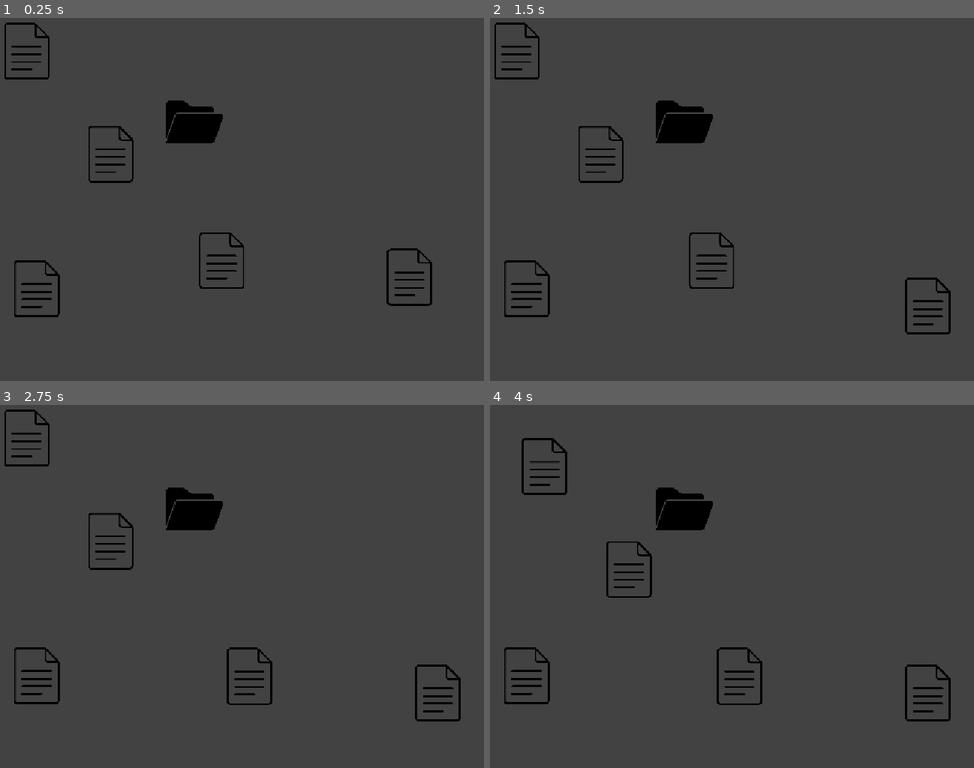
Above: before the commit, frames 1-4 (two rows, left to right).
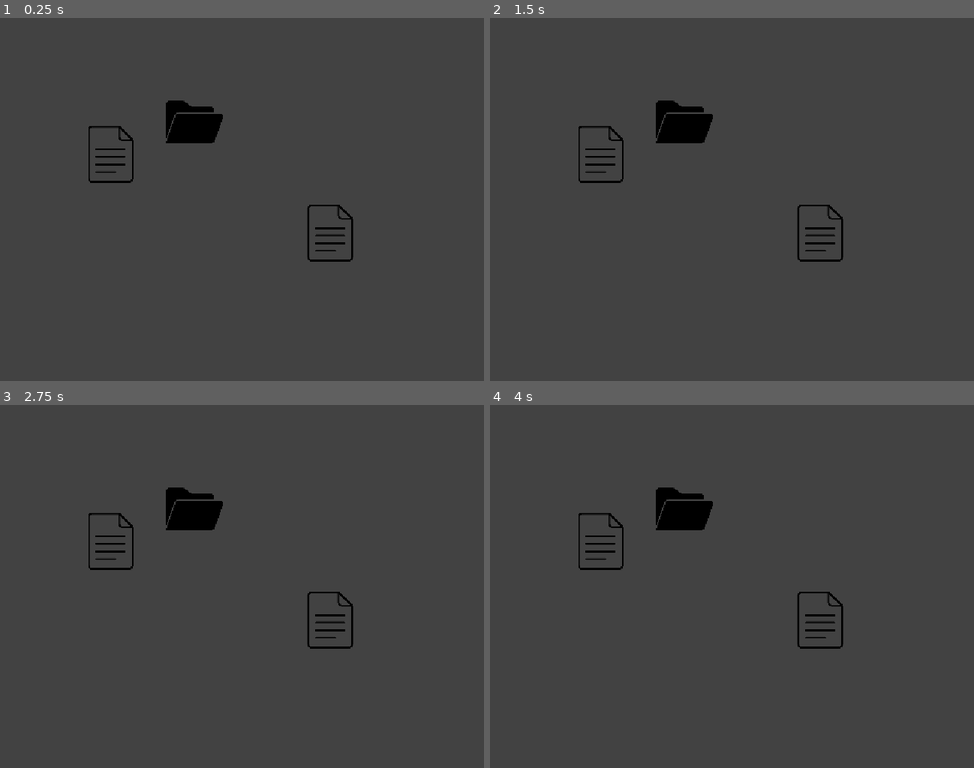
Above: after the commit, the same moments.

Repository: SengulC/pdoom
Game: Godot game, scene res://scenes/level.tscn
Same seed, same stepped clock (60 frames per second), same inputs: the game is played once before the commit and once after it.
Inputs (mouse positions are in pixels of both pictures, inside the frame that each line leads up to; where the layout moved, square brackets give the same spot in the first picture):
- Up to frame 1 (0.25 s): no input
- Up to frame 2 (1.5 s): click (819, 232) [528, 290] at 0.5 s; click (901, 275) at 1.27 s
- Up to frame 3 (2.75 s): click (222, 648) at 2.02 s
- Up to frame 4 (4 s): click (514, 437) at 2.77 s; click (601, 539) at 3.5 s

The runs differ from the first frame. In frame 1, 1.7% of the frame differs, in the area x 0-90%, y 1-83%; in frame 2, 1.7%; in frame 3, 1.8%; in frame 4, 2.5%, in the area x 2-96%, y 9-88%.

Commit message:
Double click to open file popup! & Drag jitter fix

Diff:
--- /dev/null
+++ b/pdoom-game/assets/resources/test_file.tres
@@ -0,0 +1,8 @@
+[gd_resource type="Resource" script_class="FileContent" format=3 uid="uid://bpb5tktt406iy"]
+
+[ext_resource type="Script" uid="uid://ddjek2drohv5m" path="res://scripts/file_content.gd" id="1_7dbid"]
+
+[resource]
+script = ExtResource("1_7dbid")
+content = "HI BUDDY"
+metadata/_custom_type_script = "uid://ddjek2drohv5m"
--- /dev/null
+++ b/pdoom-game/assets/resources/test_file2.tres
@@ -0,0 +1,8 @@
+[gd_resource type="Resource" script_class="FileContent" format=3 uid="uid://b08gbblenyybb"]
+
+[ext_resource type="Script" uid="uid://ddjek2drohv5m" path="res://scripts/file_content.gd" id="1_vowof"]
+
+[resource]
+script = ExtResource("1_vowof")
+content = "BYEEEE"
+metadata/_custom_type_script = "uid://ddjek2drohv5m"
--- a/pdoom-game/scenes/level.tscn
+++ b/pdoom-game/scenes/level.tscn
@@ -4,6 +4,8 @@
 [ext_resource type="PackedScene" uid="uid://buph0h50ickkm" path="res://scenes/file.tscn" id="2_w7c3h"]
 [ext_resource type="Texture2D" uid="uid://55pahtw0s5c8" path="res://assets/images/open-folder.png" id="2_w8frs"]
 [ext_resource type="Script" uid="uid://ck4d565uyrfwx" path="res://scripts/folder.gd" id="3_mx8sn"]
+[ext_resource type="Resource" uid="uid://bpb5tktt406iy" path="res://assets/resources/test_file.tres" id="5_2r41h"]
+[ext_resource type="Resource" uid="uid://b08gbblenyybb" path="res://assets/resources/test_file2.tres" id="6_klq6b"]
 
 [sub_resource type="RectangleShape2D" id="RectangleShape2D_w2pfo"]
 size = Vector2(526, 505.00006)
@@ -78,43 +80,48 @@
 grow_vertical = 2
 color = Color(0, 0, 0, 1)
 
-[node name="Label" type="Label" parent="DesktopUIControl/FilePopup" unique_id=1801508849]
+[node name="Container" type="MarginContainer" parent="DesktopUIControl/FilePopup" unique_id=1585860785]
 layout_mode = 1
-offset_right = 76.0
-offset_bottom = 23.0
+anchors_preset = 15
+anchor_right = 1.0
+anchor_bottom = 1.0
+grow_horizontal = 2
+grow_vertical = 2
+theme_override_constants/margin_left = 50
+theme_override_constants/margin_top = 50
+theme_override_constants/margin_right = 50
+theme_override_constants/margin_bottom = 50
+
+[node name="Label" type="Label" parent="DesktopUIControl/FilePopup/Container" unique_id=1801508849]
+layout_mode = 2
 text = "Asdfghjkl;
 saskjsaklsj
 sjsajlasj"
+
+[node name="Button" type="Button" parent="DesktopUIControl/FilePopup" unique_id=175405501]
+layout_mode = 1
+anchors_preset = 1
+anchor_left = 1.0
+anchor_right = 1.0
+offset_left = -8.0
+offset_bottom = 8.0
+grow_horizontal = 0
+text = "CLOSE"
 
 [node name="File" parent="." unique_id=963720069 instance=ExtResource("2_w7c3h")]
 offset_left = 152.0
 offset_top = 260.0
 offset_right = 664.0
 offset_bottom = 772.0
+fileContent = ExtResource("5_2r41h")
 
-[node name="File2" parent="." unique_id=1347343402 instance=ExtResource("2_w7c3h")]
-offset_left = 19.0
-offset_top = 503.0
-offset_right = 531.0
-offset_bottom = 1015.0
-
-[node name="File3" parent="." unique_id=513405007 instance=ExtResource("2_w7c3h")]
-offset_left = 690.0
-offset_top = 482.0
-offset_right = 1202.0
-offset_bottom = 994.0
-
-[node name="File4" parent="." unique_id=956036481 instance=ExtResource("2_w7c3h")]
-offset_left = 352.0
-offset_top = 452.0
-offset_right = 864.0
-offset_bottom = 964.0
-
-[node name="File5" parent="." unique_id=1476604730 instance=ExtResource("2_w7c3h")]
-offset_left = 1.0
-offset_top = 75.0
-offset_right = 513.0
-offset_bottom = 587.0
+[node name="File2" parent="." unique_id=2050730725 instance=ExtResource("2_w7c3h")]
+offset_left = 547.0
+offset_top = 402.0
+offset_right = 1059.0
+offset_bottom = 914.0
+fileContent = ExtResource("6_klq6b")
 
 [connection signal="area_entered" from="DesktopUIControl/FileContainer/Folder/Area2D" to="DesktopUIControl/FileContainer/Folder" method="_on_folder_area_entered"]
 [connection signal="area_exited" from="DesktopUIControl/FileContainer/Folder/Area2D" to="DesktopUIControl/FileContainer/Folder" method="_on_folder_area_exited"]
+[connection signal="pressed" from="DesktopUIControl/FilePopup/Button" to="." method="_on_popup_close_button_pressed"]
--- a/pdoom-game/scripts/file.gd
+++ b/pdoom-game/scripts/file.gd
@@ -2,14 +2,14 @@
 
 var mouseInArea := false
 @export var currState := Globalz.fileStates.IDLE
+var dragging := false
 @export var fileOverFolder := false
 @export var inFolder := false
 @export var fileContent : FileContent
 
-# src: https://godotforums.org/d/35106-is-there-a-simple-solution-for-a-double-tap/8
-const DOUBLETAP_DELAY = .05
-var doubletap_time = DOUBLETAP_DELAY
-var last_keycode := ""
+const DRAG_THRESHOLD := 4.0
+var grab_offset := Vector2.ZERO
+var press_pos := Vector2.ZERO
 
 # Called when the node enters the scene tree for the first time.
 func _ready() -> void:
@@ -18,22 +18,20 @@
 
 # Called every frame. 'delta' is the elapsed time since the previous frame.
 func _process(delta: float) -> void:
-	doubletap_time = clamp(doubletap_time-delta, 0, doubletap_time)
 	if currState == Globalz.fileStates.CLICKED:
 		_clicked()
 	if currState == Globalz.fileStates.DROPPED:
 		print("dropped")
 		_drop()
-	#print(doubletap_time)
 
 func _clicked():
-	# dragging if mouse velocity is de/increasing
-	if Input.get_last_mouse_velocity().abs() > Vector2.ZERO:
-		var currentMousePos = get_global_mouse_position()
-		var offsetVector = Vector2((size.x*scale.x)/pivot_offset_ratio.x, 0)
-		var finalFilePos = currentMousePos - offsetVector
-		position = finalFilePos
-	#print(doubletap_time)
+	var mouse_pos = get_global_mouse_position()
+	# only start dragging after the mouse actually moves past a threshold
+	if not dragging and mouse_pos.distance_to(press_pos) > DRAG_THRESHOLD:
+		dragging = true
+	# keep the original grab point under the cursor, so no jump
+	if dragging:
+		global_position = mouse_pos - grab_offset
 
 func _drop():
 	inFolder = true
@@ -41,18 +39,21 @@
 	currState = Globalz.fileStates.IDLE
 	queue_free()
 
+func _open_file():
+	Globalz.populate_file_popup(self)
+
 func _input(event: InputEvent):
 	# mouse clicking on file should activate clicking state (which could lead to drag and drop or nothing at all)
 	# and we also check/wait for double click
 	if event.is_action_pressed("lmb_click") and mouseInArea:
 		currState = Globalz.fileStates.CLICKED
-		doubletap_time = DOUBLETAP_DELAY
-		#print("clicked once")
-		if last_keycode == event.as_text() and doubletap_time >= 0:
-			#print("DOUBLETAP: ", event.as_text())
-			Globalz.populate_file_popup(self)
-			last_keycode = ""
-		else: last_keycode = event.as_text()
+		press_pos = get_global_mouse_position()
+		grab_offset = press_pos - global_position
+		dragging = false
+
+		if event is InputEventMouseButton and event.double_click:
+			_open_file()
+			currState = Globalz.fileStates.IDLE  # to not start a drag on potential doubletap
 
 	# releasing when file is being hovered over folder should drop the file in that folder
 	if event.is_action_released("lmb_click") and fileOverFolder:
@@ -60,6 +61,7 @@
 	# releasing elseif, reverts to idle, so nothing
 	elif event.is_action_released("lmb_click"):
 		currState = Globalz.fileStates.IDLE
+		dragging = false
 
 func _on_file_mouse_entered() -> void:
 	mouseInArea = true
--- a/pdoom-game/scripts/globalz.gd
+++ b/pdoom-game/scripts/globalz.gd
@@ -9,5 +9,6 @@
 
 func populate_file_popup(file: File):
 	var popup := get_tree().get_first_node_in_group("filePopup")
-	var label :Label= popup.get_child(0)
+	popup.visible = true
+	var label: Label = popup.get_child(0).get_child(0)
 	label.text = file.fileContent.content
--- a/pdoom-game/scripts/level_mgr.gd
+++ b/pdoom-game/scripts/level_mgr.gd
@@ -1,10 +1,5 @@
 extends Node2D
+@onready var file_popup: ColorRect = $DesktopUIControl/FilePopup
 
-# Called when the node enters the scene tree for the first time.
-func _ready() -> void:
-	pass # Replace with function body.
-
-
-# Called every frame. 'delta' is the elapsed time since the previous frame.
-func _process(delta: float) -> void:
-	pass
+func _on_popup_close_button_pressed() -> void:
+	file_popup.visible = false
